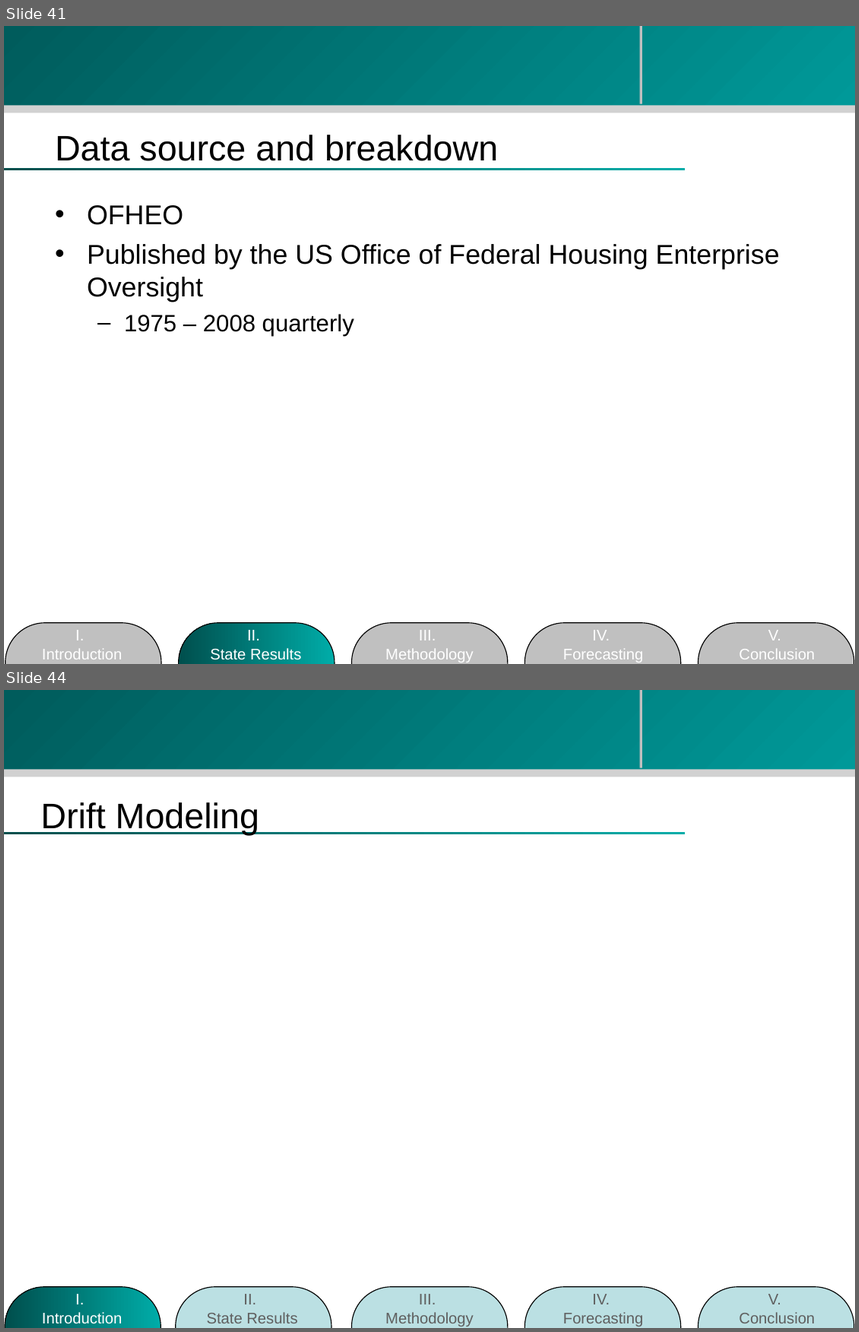
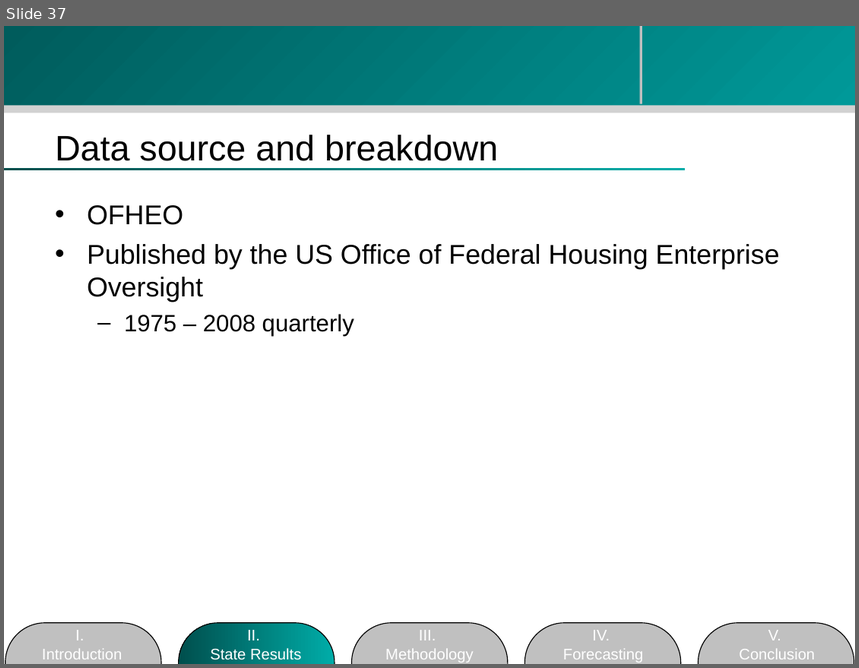
Before and after one commit to zhouzhenghui/svnrepository, a slide deck: SVNRepository/Presentation/M.Eng Final Presentation-take2.ppt. Shown one above the other, each under a label of ours: slides 41 and 44 before the commit, slide 37 after it; the slides between them are not shown. The pictures are 859x1332 and 859x668 pixels, drawn with LibreOffice and Linux fonts; fonts in the diff are those of the drawing; background and template pictures are left out. Boxes give left, top, right and bottom in pixels: in the first picture for what was removed or moved away, otherwise in the second. Text is boxed around its words. In the diff, an @@ line names an element or a change of style, - is before the commit and + after.

```diff
--- a/SVNRepository/Presentation/M.Eng Final Presentation-take2.ppt
+++ b/SVNRepository/Presentation/M.Eng Final Presentation-take2.ppt
@@ slide 44 removed at [4, 690, 855, 1328], background #FFFFFF; not listed: 4 template elements that a slide beside it also shows @@
@@ text removed at [40, 802, 259, 836] @@
-Drift Modeling
@@ group removed at [5, 1287, 854, 1328]: 5 rounded rectangles, 5 texts @@
-II.
-State Results
-I.
-Introduction
-III.
-Methodology
-IV.
-Forecasting
-V.
-Conclusion
@@ what was slide 41 is now slide 37 @@
```
Also in this commit, not shown: 5 slides changed, 1 slide added, 8 other slides removed.
